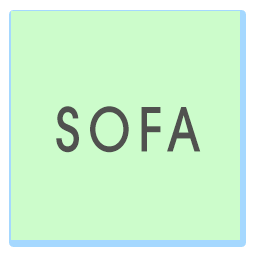
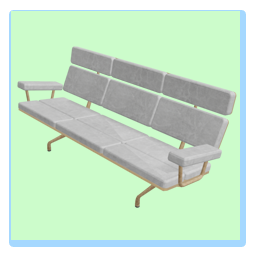
The second 256×256 image is a revision of the first. Changes to its layers:
hid "SOFA" over [56, 106, 201, 153]
added layer "Layer 3" above "Rectangle 1" over [17, 46, 237, 208]
